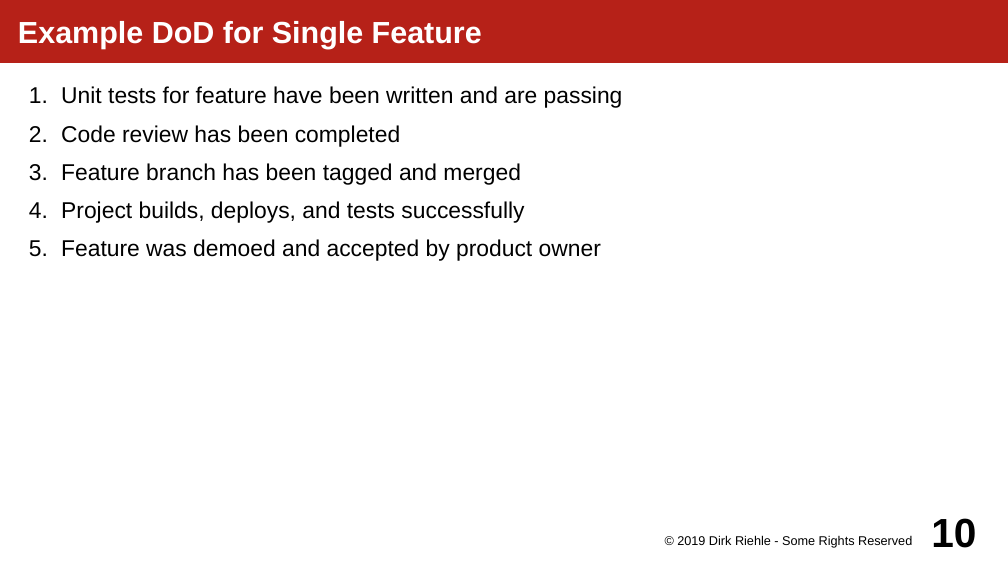
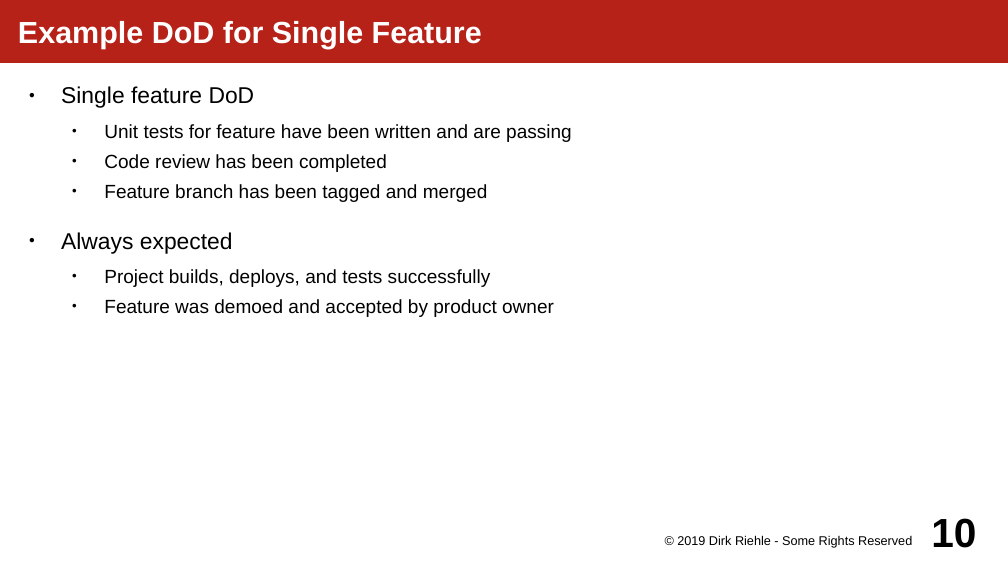
Before and after one commit to dirkriehle/amos-course, a slide deck: slide 10 of Lecture slides/AMOS D02 - Planning and Tracking.odp. Drawn at 1008x567 pixels with LibreOffice and Linux fonts; fonts in the diff are those of the drawing. Boxes give left, top, right and bottom in pixels: in the first picture for what was removed or moved away, otherwise in the second. Text is boxed around its words. In the diff, an @@ line names an element or a change of style, - is before the commit and + after.

```diff
--- a/Lecture slides/AMOS D02 - Planning and Tracking.odp
+++ b/Lecture slides/AMOS D02 - Planning and Tracking.odp
@@ text at [61, 86, 255, 108]: paragraph added @@
+● Single feature DoD
@@ text at [104, 124, 572, 317]: size 18 to 15 pt in "Unit tests for feature have been written ...", "Code review has been completed", "Feature branch has been tagged and merged", "Project builds, deploys, and tests successfully" and 1 more places; bullet 1. to ●; list level 1 to 2 in "Unit tests for feature have ..."; list level 1 to 2 in "Code review has been completed"; list level 1 to 2 in "Feature branch has been tagged ..."; list level 1 to 2 in "Project builds, deploys, and tests ..."; list level 1 to 2 in "Feature was demoed and accepted ..." @@
@@ text at [61, 232, 233, 254]: paragraph added @@
+● Always expected
```
Also in this commit, not shown: 4 other slides changed, 2 other files.
